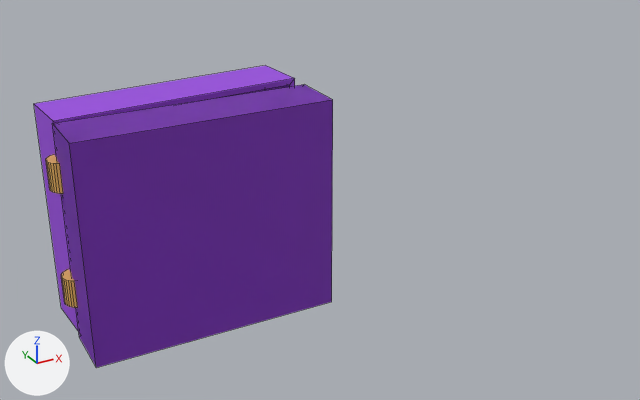
The Blender file Assets/Models/koffer.blend as it was, and as the next commit left it.
Camera for both pictures: a 50 mm camera at (-0.89, -3.59, 1.69) aimed at (1.08, -0.01, -0.1). The lights are fixed; the arrows at lower left show +X, +Y and +Z. Mesh edges are drawn as thin lines.
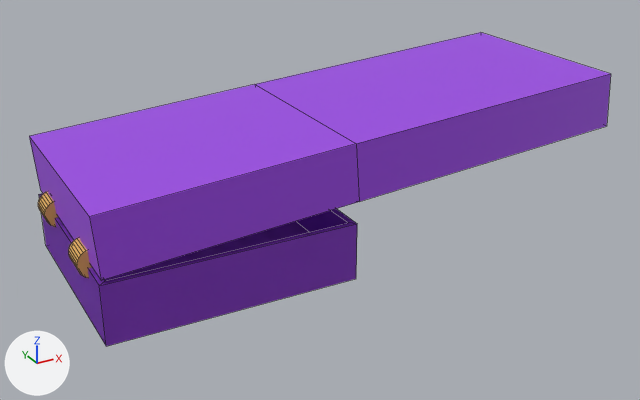
Location of each change, [x1, y1, x2, y2] in pixels of the pictures (640 x 400 px; the box of a moved part takes in the faces that stretch with it):
'Cube.001', reshaped (94% wider): before [34, 66, 333, 368]; after [29, 32, 611, 346]
part 1 of me_cube_002, moved or reshaped: before [52, 85, 333, 368]; after [39, 193, 357, 346]
part 2 of me_cube_002, moved or reshaped: before [61, 269, 78, 308]; after [38, 192, 58, 227]
part 3 of me_cube_002, moved or reshaped: before [46, 154, 63, 194]; after [69, 238, 92, 278]
part 4 of me_cube_002, added (purple): after [29, 32, 611, 281]
part 5 of me_cube_002, deleted (purple): before [34, 66, 295, 332]

The change, as a diff of the scene's bpy script:
```diff
--- a/Assets/Models/koffer.blend.py
+++ b/Assets/Models/koffer.blend.py
@@ me_cube_002 @@
 # used by ob_cube_001; location = (0.0, 0.0, 0.0); rotation_euler = (0.0, 0.0, -3.067), in degrees (0, 0, -176)
-me_cube_002.from_pydata(...)  # 176 vertices, 110 faces; spans x -1.007..0.219, y -0.304..0.358, z -0.522..0.513
+me_cube_002.from_pydata(...)  # 180 vertices, 114 faces; spans x -2.509..0.245, y -0.534..0.694, z -0.285..0.488
+# me_cube_002 part 1: the loose piece of 16 vertices spanning x -0.992..0.199, y -0.006..0.358, z -0.522..0.511 is multiplied about the mesh origin by the matrix ((0.994, -0.074, 0.074), (-0.074, 0.006, 0.997), (-0.074, -0.997, 0.0))
+# me_cube_002 part 2: the loose piece of 64 vertices spanning x 0.085..0.219, y -0.088..0.046, z -0.342..-0.208 is multiplied about the mesh origin by the matrix ((0.994, -0.074, 0.074), (-0.074, 0.006, 0.997), (-0.074, -0.997, 0.0))
+# me_cube_002 part 3: the loose piece of 64 vertices spanning x 0.085..0.219, y -0.088..0.046, z 0.212..0.346 is multiplied about the mesh origin by the matrix ((0.994, -0.074, 0.074), (-0.074, 0.006, 0.997), (-0.074, -0.997, 0.0))
+# me_cube_002 part 4: a new loose piece of 20 vertices spanning x -2.509..0.224, y -0.533..0.694, z 0.014..0.488, in mat_material_001 (purple #9d47e7)
+# me_cube_002 part 5: the loose piece of 16 vertices spanning x -1.007..0.167, y -0.304..-0.026, z -0.521..0.513 is deleted
 me_cube_002.materials.append(mat_material_001)
```
